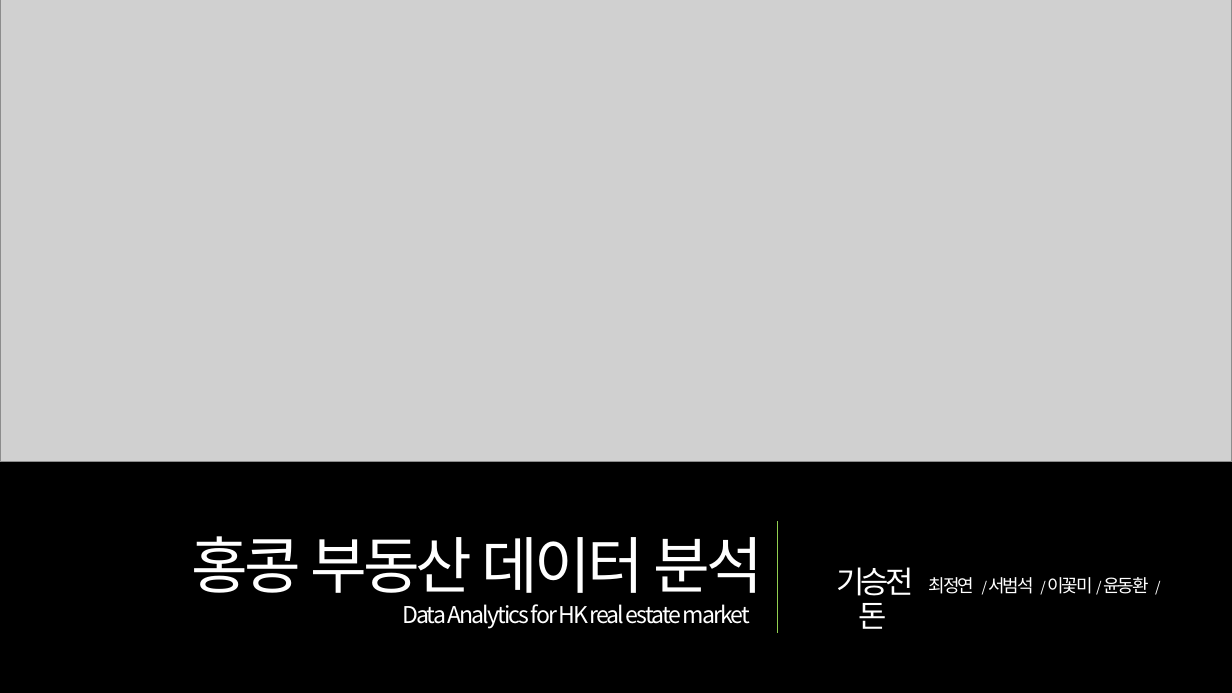
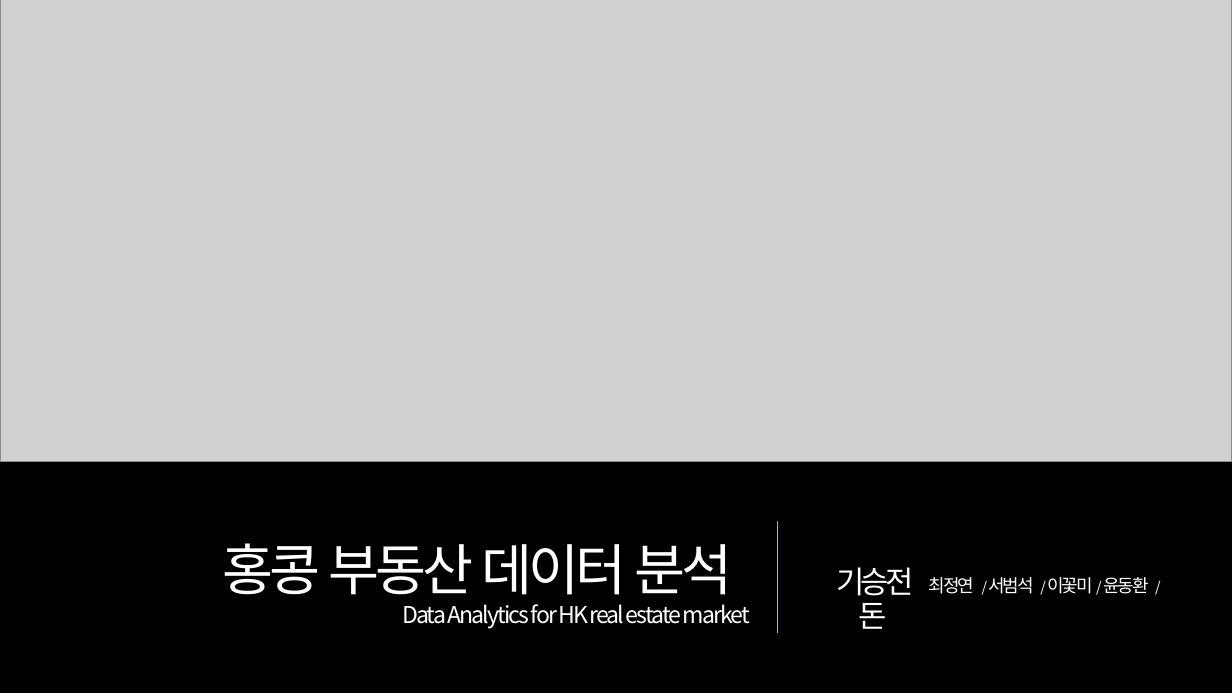
Before and after one commit to jyalways7/hk_realestate, a slide deck: slide 1 of 170128_HKRE_Mid_Report.pptx. Drawn at 1232x693 pixels with LibreOffice and Linux fonts; fonts in the diff are those of the drawing; grey boxes stand for pictures. Boxes give left, top, right and bottom in pixels: in the first picture for what was removed or moved away, otherwise in the second. Text is boxed around its words. In the diff, an @@ line names an element or a change of style, - is before the commit and + after.

```diff
--- a/170128_HKRE_Mid_Report.pptx
+++ b/170128_HKRE_Mid_Report.pptx
@@ title "홍콩 부동산 데이터 분석" at [222, 543, 732, 595]: size 48 to 43.2 pt @@
```
Also in this commit, not shown: 7 slides added, 1 slide removed.
